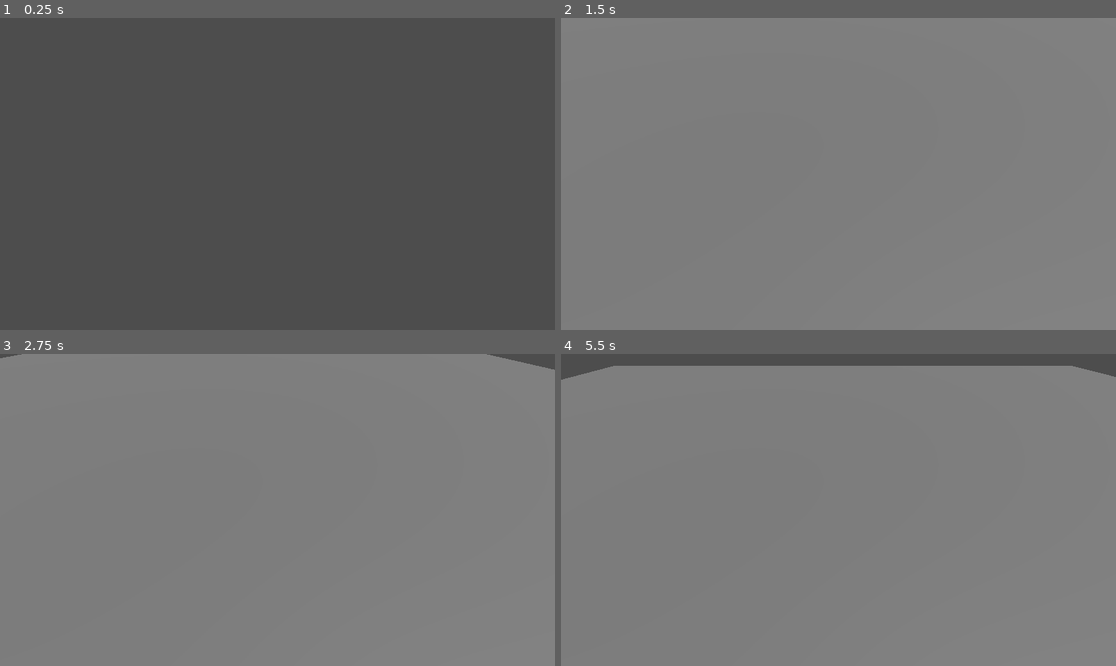
Above: before the commit, frames 1-4 (two rows, left to right).
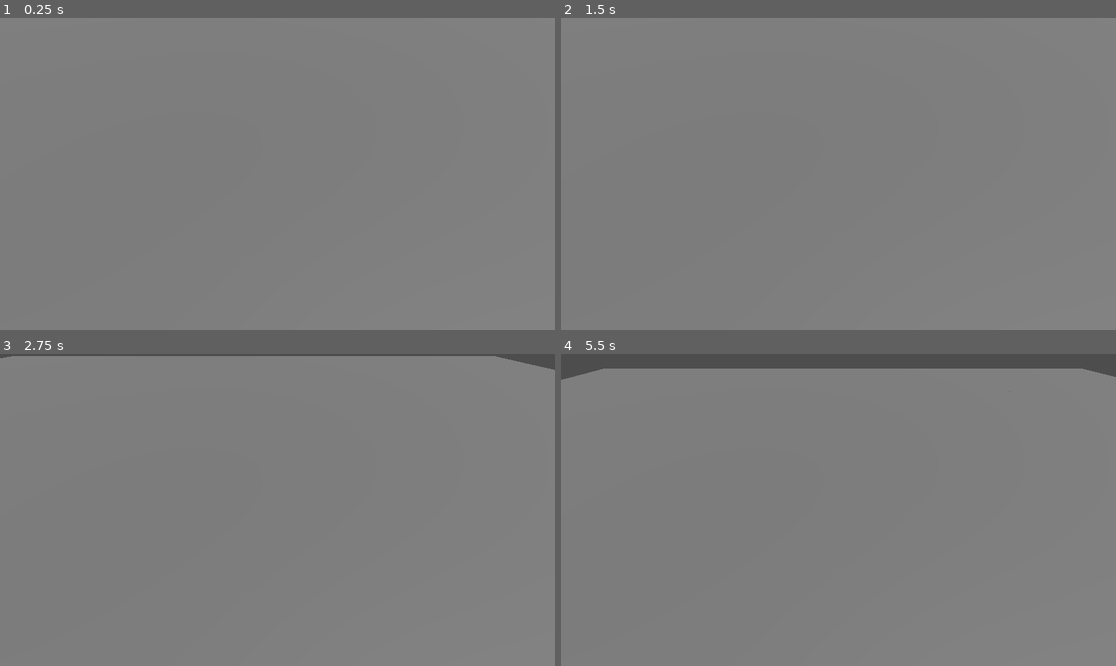
Above: after the commit, the same moments.

Repository: YakovenkoDenys/arth-simulation
Game: Godot game, scene res://world.tscn
Two runs of this game, one before a commit and one after it. Both use one fixed random seed, a clock stepped at 60 frames per second and the inputs below.
Inputs (mouse positions are in pixels of both pictures, inside the frame that each line leads up to):
- Up to frame 1 (0.25 s): no input
- Up to frame 2 (1.5 s): tap Enter at 0.5 s; move the mouse to (960, 158) at 0.52 s; hold D 0.53-1.28 s; hold Q 0.53-1.28 s; click (960, 158) at 0.67 s; tap Space at 1.25 s; move the mouse to (727, 189) at 1.27 s; hold S from 1.28 s (still down); tap E at 1.35 s
- Up to frame 3 (2.75 s): tap Enter at 2 s; move the mouse to (333, 441) at 2.02 s; release S at 2.03 s; hold D from 2.03 s (still down); hold Q from 2.03 s (still down)
- Up to frame 4 (5.5 s): move the mouse to (810, 572) at 2.77 s; release D at 2.78 s; release Q at 2.78 s; hold W 2.78-3.53 s; tap E at 2.85, 4.35 s; click (810, 572) at 2.92 s; tap Space at 3.5 s; move the mouse to (1005, 556) at 3.52 s; hold Q 3.53-4.28 s; hold A 3.53-5.03 s; move the mouse to (672, 463) at 4.27 s; move the mouse to (866, 510) at 5.02 s; hold S from 5.03 s (still down); hold Q from 5.03 s (still down); click (866, 510) at 5.17 s

The runs differ from the first frame. In frame 1, 100% of the frame differs, in the area x 0-100%, y 0-100%; in frame 2, less than 0.1%; in frame 3, 0.6%; in frame 4, 0.8%.

Commit message:
Global world 4x4 tiles, fixed Z-fighting, added 60+ capitals via SQL

Diff:
--- a/ground.gd
+++ b/ground.gd
@@ -1,28 +1,46 @@
-extends MeshInstance3D
+extends Node3D
 
 func _ready():
-	var map_request = HTTPRequest.new()
-	add_child(map_request)
-	map_request.request_completed.connect(_on_map_loaded)
-	# Запит на сервер (без зайвих цифр)
-	map_request.request("http://127.0.0.1:5000/get_map")
+	# 1. Очищуємо вузол від старих об'єктів
+	for n in get_children():
+		n.queue_free()
 
-func _on_map_loaded(_result, response_code, _headers, body):
+	var zoom = 2
+	var tile_size = 256.0
+
+	# 2. ОДИН цикл для створення сітки 4x4
+	for x in range(4):
+		for y in range(4):
+			var tile = MeshInstance3D.new()
+			tile.mesh = PlaneMesh.new()
+			tile.mesh.size = Vector2(tile_size, tile_size)
+
+			# МАТЕМАТИКА ЦЕНТРУВАННЯ:
+			# Початок координат (0,0) буде точно в центрі всієї карти світу.
+			# Ми віднімаємо 384, щоб змістити сітку (256 * 1.5)
+			var pos_x = (x * tile_size) - 384.0
+			var pos_z = (y * tile_size) - 384.0
+
+			# Висота -0.1, щоб бути під кубами, і мікро-зсув 0.001 для усунення мерехтіння
+			tile.position = Vector3(pos_x, -0.1 + (x * 0.001), pos_z)
+			add_child(tile)
+
+			# 3. Запит на сервер (використовуємо твій робочий формат)
+			var http = HTTPRequest.new()
+			add_child(http)
+			http.request_completed.connect(self._on_tile_loaded.bind(tile))
+
+			var url = "http://127.0.0.1:5000/get_map/%d/%d/%d.png" % [zoom, x, y]
+			http.request(url)
+
+func _on_tile_loaded(_result, response_code, _headers, body, tile):
 	if response_code == 200:
-		self.mesh.size = Vector2(1000, 1000) # Робимо великою для тесту
-		self.position = Vector3(0, 0, 0)
-
 		var image = Image.new()
 		if image.load_png_from_buffer(body) == OK:
 			var tex = ImageTexture.create_from_image(image)
 			var mat = StandardMaterial3D.new()
 			mat.albedo_texture = tex
 			mat.shading_mode = BaseMaterial3D.SHADING_MODE_UNSHADED
-			self.set_surface_override_material(0, mat)
-			print("КАРТА ЗАВАНТАЖЕНА В ЦЕНТР (0,0,0)")
-
-			# ПРИМУСОВО СТАВИМО КАМЕРУ НАД КАРТОЮ
-			var cam = get_viewport().get_camera_3d()
-			if cam:
-				cam.position = Vector3(0, 500, 0)
-				cam.look_at(Vector3(0, 0, 0))
+			# Важливо: вимикаємо фільтрацію, щоб не було сірих ліній на стиках
+			mat.texture_filter = BaseMaterial3D.TEXTURE_FILTER_NEAREST
+			tile.set_surface_override_material(0, mat)
--- a/world.gd
+++ b/world.gd
@@ -15,10 +15,12 @@
 	http_request.request("http://127.0.0.1:5000/get_objects")
 
 func lon_lat_to_mercator(lon, lat):
-	var x = lon * 20037508.34 / 180.0
-	var y = log(tan((90.0 + lat) * PI / 360.0)) / (PI / 180.0)
-	y = y * 20037508.34 / 180.0
-	return Vector2(x, -y)
+	# X: від 0 до 1024
+	var x = (lon + 180.0) * (1024.0 / 360.0)
+	# Y: від 0 до 1024 (Меркатор)
+	var lat_rad = deg_to_rad(lat)
+	var y = (1.0 - log(tan(lat_rad) + (1.0 / cos(lat_rad))) / PI) / 2.0 * 1024.0
+	return Vector2(x, y)
 
 func _on_request_completed(_result, response_code, _headers, body):
 	if response_code == 200:
@@ -32,32 +34,30 @@
 	mesh_instance.mesh = BoxMesh.new()
 	add_child(mesh_instance)
 
-	# Створюємо матеріал
 	var material = StandardMaterial3D.new()
 
-	# ПЕРЕВІРКА: якщо це столиця
 	if data["type"] == "capital":
-		mesh_instance.mesh.size = Vector3(50, 100, 50) # Дуже великий куб
-		material.albedo_color = Color(1, 0, 0) # Яскраво-червоний
+		mesh_instance.mesh.size = Vector3(20, 100, 20) # Вежа
+		material.albedo_color = Color(1, 0, 0) # Червоний
 	else:
-		# Звичайні будинки (як було раніше)
 		mesh_instance.mesh.size = Vector3(2, 5, 2)
-		material.albedo_color = Color(0.8, 0.4, 0.2) # Колір цегли
+		material.albedo_color = Color(0.8, 0.4, 0.2)
 
 	mesh_instance.set_surface_override_material(0, material)
 
-	# Розрахунок позиції (залишаємо твій робочий метод)
 	var raw_pos = data["pos"].replace("POINT(", "").replace(")", "").split(" ")
 	var m_pos = lon_lat_to_mercator(float(raw_pos[0]), float(raw_pos[1]))
 
-	# Висота (Y): для столиці ставимо вище (50), для будинків низько (2.5)
+	# Висота: столиці на 50, будинки на 2.5
 	var h = 50.0 if data["type"] == "capital" else 2.5
-	# СТАВИМО ВІДНОСНО ЦЕНТРУ
-	mesh_instance.position = Vector3(m_pos.x - center_x, 5, m_pos.y - center_z)
+
+	# ТУТ ВИПРАВЛЕННЯ: використовуємо m_pos.y для осі Z у Godot
+	# Віднімаємо 512, щоб центр карти (0,0) збігався з центром сцени
+	mesh_instance.position = Vector3(m_pos.x - 512, h, m_pos.y - 512)
 
 	if not camera_done:
 		var cam = get_viewport().get_camera_3d()
 		if cam:
-			cam.position = Vector3(0, 500, 500)
+			cam.position = Vector3(0, 1000, 1000) # Камера вище, щоб бачити весь світ
 			cam.look_at(Vector3(0, 0, 0))
 			camera_done = true
--- a/world.tscn
+++ b/world.tscn
@@ -1,11 +1,8 @@
-[gd_scene load_steps=5 format=3 uid="uid://b1jkp2hwuievg"]
+[gd_scene load_steps=4 format=3 uid="uid://b1jkp2hwuievg"]
 
 [ext_resource type="Script" path="res://world.gd" id="1_6cr23"]
 [ext_resource type="Script" path="res://ground.gd" id="2_num3q"]
 [ext_resource type="Script" path="res://camera_3d.gd" id="2_ww2b0"]
-
-[sub_resource type="PlaneMesh" id="PlaneMesh_7ghno"]
-size = Vector2(1025, 1075)
 
 [node name="World" type="Node3D"]
 script = ExtResource("1_6cr23")
@@ -21,5 +18,4 @@
 transform = Transform3D(0.707107, -0.5, 0.5, 0, 0.707107, 0.707107, -0.707107, -0.5, 0.5, 0, 0, 0)
 
 [node name="Ground" type="MeshInstance3D" parent="."]
-mesh = SubResource("PlaneMesh_7ghno")
 script = ExtResource("2_num3q")
Not shown, changed: server.py
